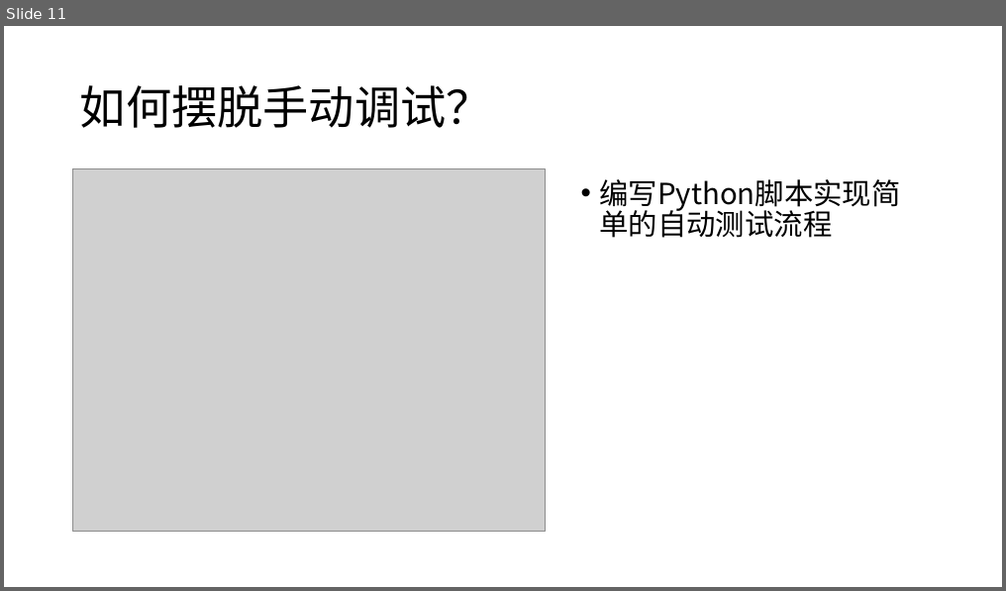
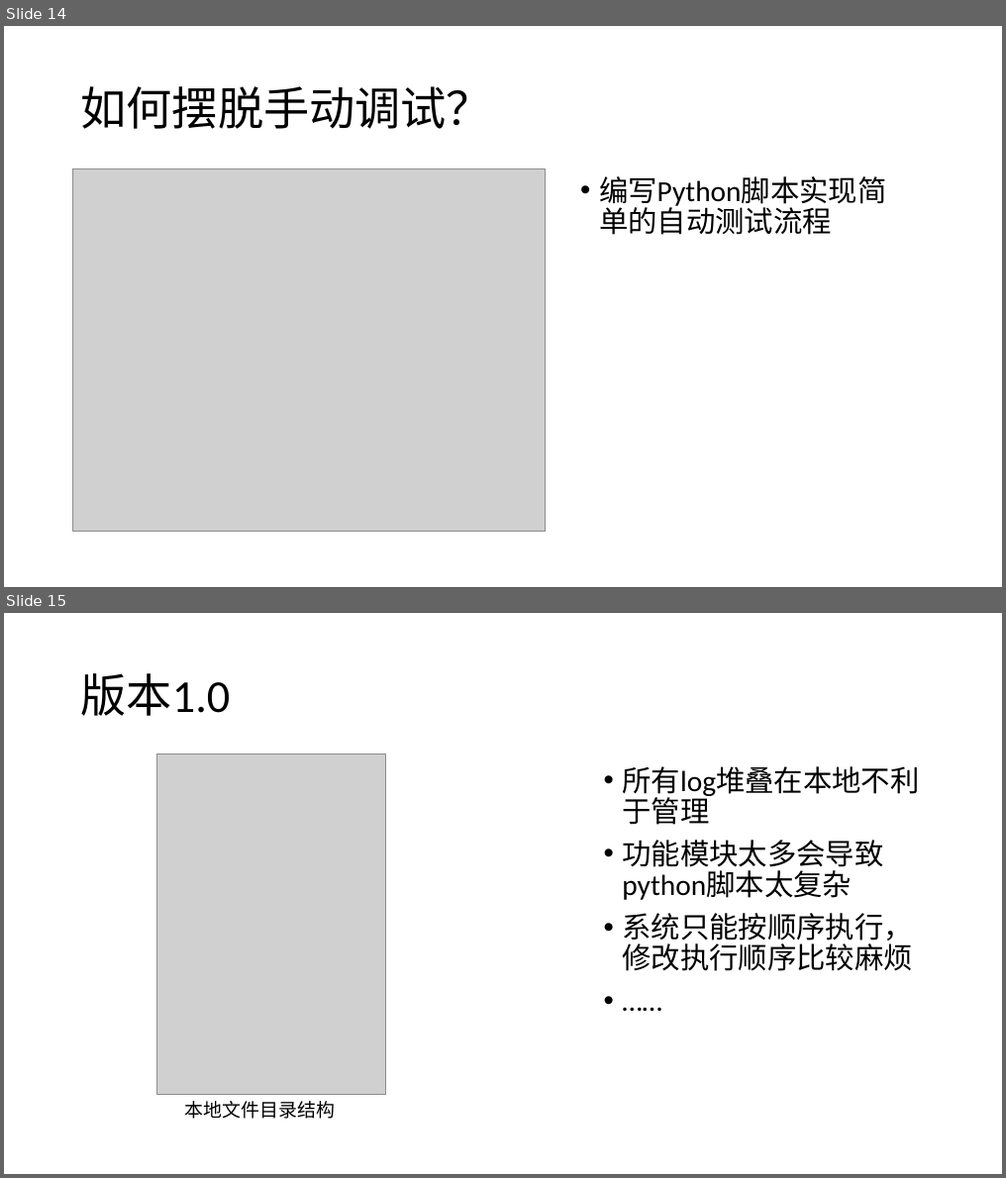
Before and after one commit to whitebkues1/ppt, a slide deck: xianzheng.pptx. Shown one above the other, each under a label of ours: slide 11 before the commit, slides 14 and 15 after it. The pictures are 1006x591 and 1006x1178 pixels, drawn with LibreOffice and Linux fonts; fonts in the diff are those of the drawing; grey boxes stand for pictures. Boxes give left, top, right and bottom in pixels: in the first picture for what was removed or moved away, otherwise in the second. Text is boxed around its words. In the diff, an @@ line names an element or a change of style, - is before the commit and + after.

```diff
--- a/xianzheng.pptx
+++ b/xianzheng.pptx
@@ slide 15 added at bbox=[4, 613, 1002, 1174], background #FFFFFF @@
@@ title added at bbox=[80, 673, 230, 716], 44 pt, text #000000 @@
+版本1.0
@@ picture added at bbox=[157, 754, 386, 1095] @@
@@ text added at bbox=[622, 766, 919, 971], 28 pt, text #000000 @@
+• 所有log堆叠在本地不利于管理
+• 功能模块太多会导致python脚本太复杂
+• 系统只能按顺序执行，修改执行顺序比较麻烦
+• ……
@@ text added at bbox=[185, 1101, 335, 1119], 18 pt, text #000000 @@
+本地文件目录结构
@@ what was slide 11 is now slide 14 @@
@@ slide 14 changed as well @@
@@ text "编写Python脚本实现简单的自动测试流程" at bbox=[599, 176, 886, 209]: font Noto Sans CJK SC to Calibri @@
```
Also in this commit, not shown: 14 other slides changed, 7 other slides added, 3 slides removed, 11 other files.
